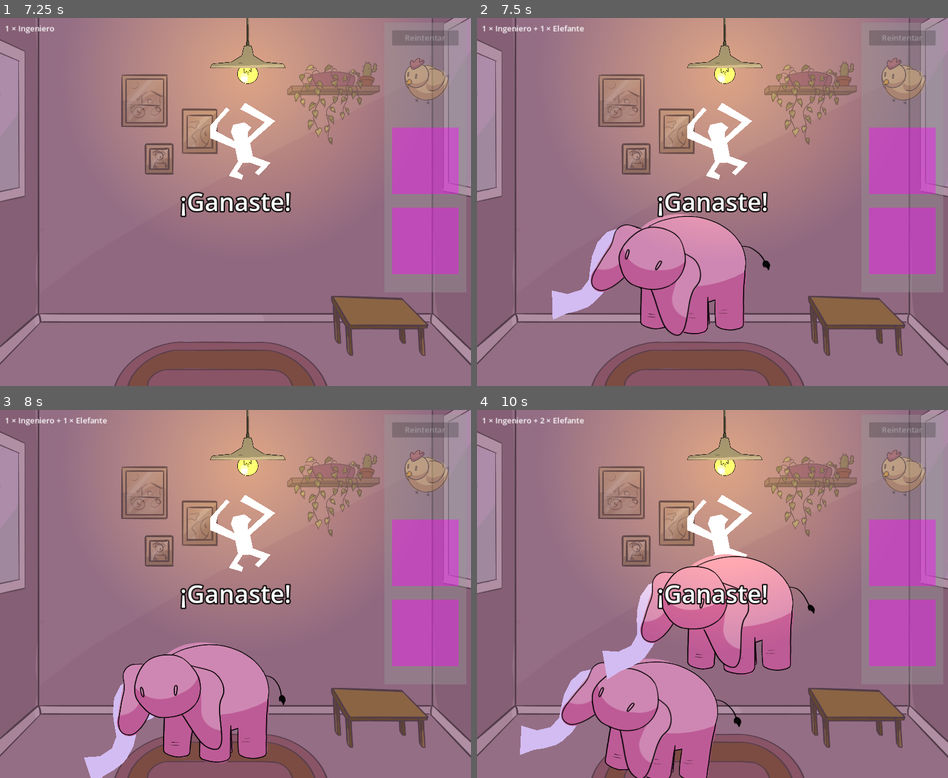
Above: before the commit, frames 1-4 (two rows, left to right).
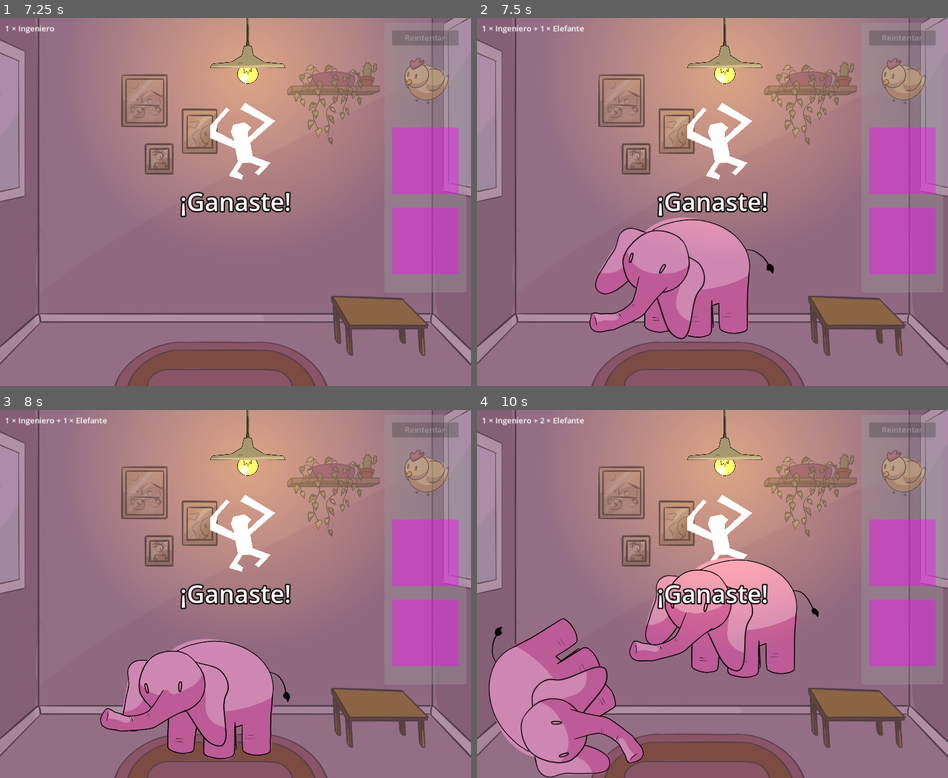
Above: after the commit, the same moments.

Repository: JuanFdS/ggj2024
Game: Godot game, scene res://Habitacion.tscn
Same seed, same stepped clock (60 frames per second), same inputs: the game is played once before the commit and once after it.
Inputs (mouse positions are in pixels of both pictures, inside the frame that each line leads up to):
- Up to frame 1 (7.25 s): click "Reintentar" at 0.5 s; click "Reintentar" at 1.25 s; click "Reintentar" at 2 s; click (423, 87) at 2.75 s; click (423, 165) at 3.5 s; click (423, 246) at 4.25 s; tap Enter at 5 s; move the mouse to (339, 183) at 5.02 s; hold Up (ui_up) 5.03-5.78 s; click (339, 183) at 5.17 s; move the mouse to (141, 220) at 5.77 s; hold Down (ui_down) 5.78-6.53 s; move the mouse to (282, 121) at 6.52 s; hold Up (ui_up) from 6.53 s (still down)
- Up to frame 2 (7.5 s): keep holding Up (ui_up); tap Space at 7.25 s; move the mouse to (688, 275) at 7.27 s; click (688, 275) at 7.42 s
- Up to frame 3 (8 s): keep holding Up (ui_up)
- Up to frame 4 (10 s): move the mouse to (853, 649) at 8.02 s; release Up (ui_up) at 8.03 s; hold Down (ui_down) from 8.03 s (still down); move the mouse to (571, 538) at 8.77 s; move the mouse to (736, 594) at 9.52 s; click (736, 594) at 9.67 s

Frame 1 is identical in both runs. In frame 2, 3.9% of the frame differs, in the area x 15-64%, y 53-88%; in frame 3, 3.7%; in frame 4, 17%, in the area x 2-73%, y 39-100%.

Commit message:
Animación de trompa hacia la izquierda

Diff:
--- a/Cosas/Elefante.tscn
+++ b/Cosas/Elefante.tscn
@@ -1,13 +1,14 @@
-[gd_scene load_steps=9 format=3 uid="uid://btibma3e67qwh"]
+[gd_scene load_steps=10 format=3 uid="uid://btibma3e67qwh"]
 
 [ext_resource type="Script" path="res://Cosas/Elefante.gd" id="1_b3yir"]
 [ext_resource type="SpriteFrames" uid="uid://chveuwmwhwqfr" path="res://Assets/elefante/Elefante.tres" id="2_p7pum"]
+[ext_resource type="Texture2D" uid="uid://k5ptghjqoc4k" path="res://Assets/elefante/Trompa.png" id="2_trvs2"]
 
 [sub_resource type="PhysicsMaterial" id="PhysicsMaterial_f7mod"]
 bounce = 10.0
 
 [sub_resource type="RectangleShape2D" id="RectangleShape2D_rigyh"]
-size = Vector2(30.651, 12.0399)
+size = Vector2(25.5281, 10.2084)
 
 [sub_resource type="Animation" id="Animation_wlgcm"]
 length = 0.001
@@ -21,7 +22,19 @@
 "times": PackedFloat32Array(0),
 "transitions": PackedFloat32Array(1),
 "update": 0,
-"values": [0.0]
+"values": [2.83267]
+}
+tracks/1/type = "value"
+tracks/1/imported = false
+tracks/1/enabled = true
+tracks/1/path = NodePath("../SpriteTrompa:position")
+tracks/1/interp = 1
+tracks/1/loop_wrap = true
+tracks/1/keys = {
+"times": PackedFloat32Array(0),
+"transitions": PackedFloat32Array(1),
+"update": 0,
+"values": [Vector2(-82, 12)]
 }
 
 [sub_resource type="Animation" id="Animation_4j35n"]
@@ -38,7 +51,19 @@
 "times": PackedFloat32Array(0, 0.6, 0.8),
 "transitions": PackedFloat32Array(1, 1, 1),
 "update": 0,
-"values": [0.0, -0.348467, 0.706443]
+"values": [3.11143, 3.52207, 4.19391]
+}
+tracks/1/type = "value"
+tracks/1/imported = false
+tracks/1/enabled = true
+tracks/1/path = NodePath("../SpriteTrompa:position")
+tracks/1/interp = 1
+tracks/1/loop_wrap = true
+tracks/1/keys = {
+"times": PackedFloat32Array(0, 0.8),
+"transitions": PackedFloat32Array(1, 1),
+"update": 0,
+"values": [Vector2(-70, 22), Vector2(-82, 12)]
 }
 
 [sub_resource type="AnimationLibrary" id="AnimationLibrary_1ammg"]
@@ -48,45 +73,42 @@
 }
 
 [sub_resource type="CapsuleShape2D" id="CapsuleShape2D_hyd1i"]
-radius = 24.75
-height = 99.9804
+radius = 28.7545
+height = 60.0053
 
 [node name="RigidBody2D" type="RigidBody2D"]
 collision_layer = 0
 collision_mask = 2147483648
 script = ExtResource("1_b3yir")
 
-[node name="Sprite" type="Polygon2D" parent="."]
-visible = false
-position = Vector2(-1, -1)
-scale = Vector2(4, 4)
-color = Color(0.827451, 0.737255, 0.952941, 1)
-offset = Vector2(-22.75, 0.25)
-polygon = PackedVector2Array(-12, -24, -4, -24, 14, -24, 31, -22, 47, -23, 53, -22, 56, -10, 57, -3, 63, 0, 72, -2, 69, 4, 62, 6, 54, 5, 50, 12, 50, 18, 51, 26, 38, 26, 28, 27, 31, 18, 34, 7, 28, 5, 22, 8, 9, 6, 9, 12, 12, 19, 14, 26, 1, 26, -6, 25, -10, 24, -10, 13, -6, 7, -6, 2)
-
-[node name="SpriteTrompa" type="Polygon2D" parent="."]
-position = Vector2(2, 3)
-scale = Vector2(4, 4)
-color = Color(0.827451, 0.737255, 0.952941, 1)
-offset = Vector2(-21.5, -3.75)
-polygon = PackedVector2Array(-13, -23, -20, -21, -25, -16, -28, -9, -29, -4, -30, 3, -34, 8, -41, 10, -49, 8, -49, 16, -49, 23, -42, 20, -37, 19, -31, 17, -28, 15, -23, 10, -20, 5, -18, 1, -13, 0, -10, 0, -8, -1, -4, -5, -2, -10, -1, -15, -4, -19)
+[node name="SpriteTrompa" type="Sprite2D" parent="."]
+z_index = 1
+position = Vector2(-82, 12)
+rotation = 2.83267
+scale = Vector2(0.568, -0.568)
+texture = ExtResource("2_trvs2")
+offset = Vector2(-120.566, -110.43)
 
 [node name="Trompa" type="StaticBody2D" parent="SpriteTrompa"]
 unique_name_in_owner = true
-position = Vector2(-19.25, -6)
+position = Vector2(651.117, -61.8024)
+rotation = 2.83267
+scale = Vector2(7.04225, -7.04225)
 collision_layer = 2147483648
 collision_mask = 0
 physics_material_override = SubResource("PhysicsMaterial_f7mod")
 constant_linear_velocity = Vector2(0, -1000)
 
 [node name="CollisionShape2D" type="CollisionShape2D" parent="SpriteTrompa/Trompa"]
-position = Vector2(-20, -7)
-rotation = -0.999386
+position = Vector2(88.5, -16)
+rotation = -1.3204
+scale = Vector2(1, 1)
 shape = SubResource("RectangleShape2D_rigyh")
 
 [node name="CollisionShape2D2" type="CollisionShape2D" parent="SpriteTrompa/Trompa"]
-position = Vector2(-37, 13)
-rotation = -0.39078
+position = Vector2(77.25, 1.74999)
+rotation = -0.555452
+scale = Vector2(1, 1)
 shape = SubResource("RectangleShape2D_rigyh")
 
 [node name="AnimationPlayer" type="AnimationPlayer" parent="."]
@@ -94,12 +116,6 @@
 libraries = {
 "": SubResource("AnimationLibrary_1ammg")
 }
-
-[node name="CollisionShape2D" type="CollisionShape2D" parent="."]
-position = Vector2(4, 2)
-rotation = 1.56701
-scale = Vector2(4, 4)
-shape = SubResource("CapsuleShape2D_hyd1i")
 
 [node name="Timer" type="Timer" parent="."]
 unique_name_in_owner = true
@@ -113,7 +129,14 @@
 [node name="Node2D" type="Node2D" parent="."]
 
 [node name="AnimatedSprite2D" type="AnimatedSprite2D" parent="."]
-position = Vector2(-14, -37)
+position = Vector2(-6, -30)
 scale = Vector2(0.578125, 0.519375)
 sprite_frames = ExtResource("2_p7pum")
 animation = &"izquierda_a_derecha"
+metadata/_edit_lock_ = true
+
+[node name="CollisionShape2D" type="CollisionShape2D" parent="."]
+rotation = 1.56701
+scale = Vector2(4, 4)
+shape = SubResource("CapsuleShape2D_hyd1i")
+metadata/_edit_lock_ = true
Binary file added: Assets/elefante/Trompa.png
Not shown, added: Assets/elefante/Trompa.png.import
